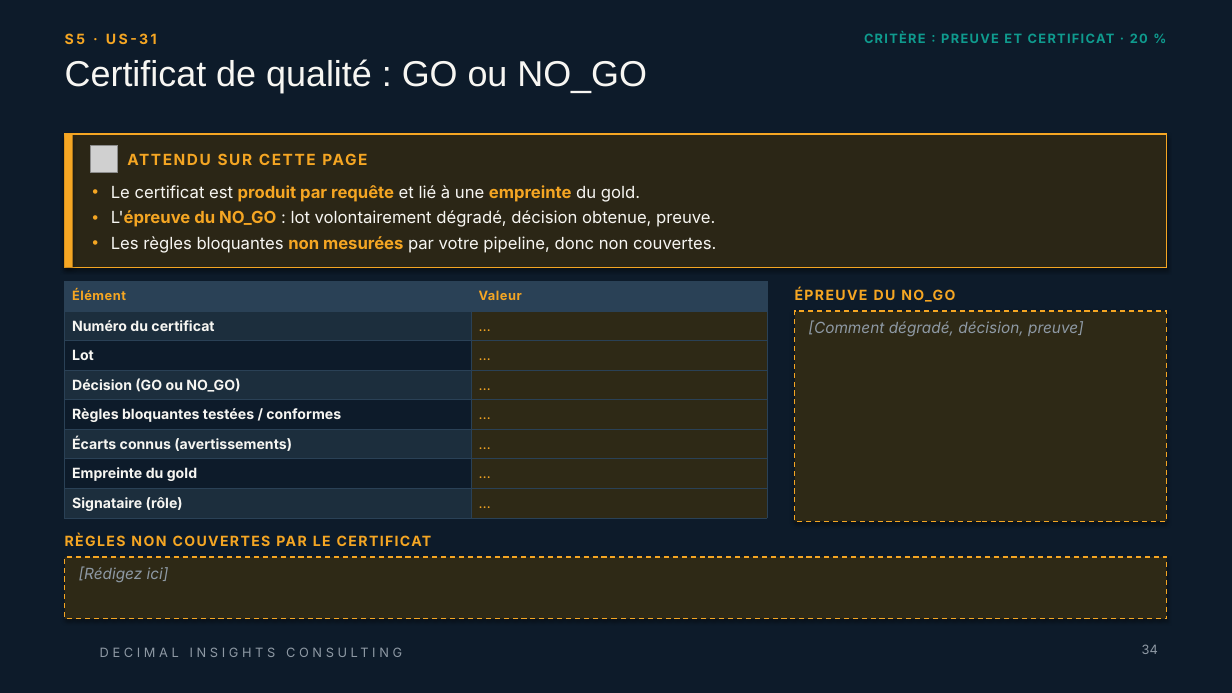
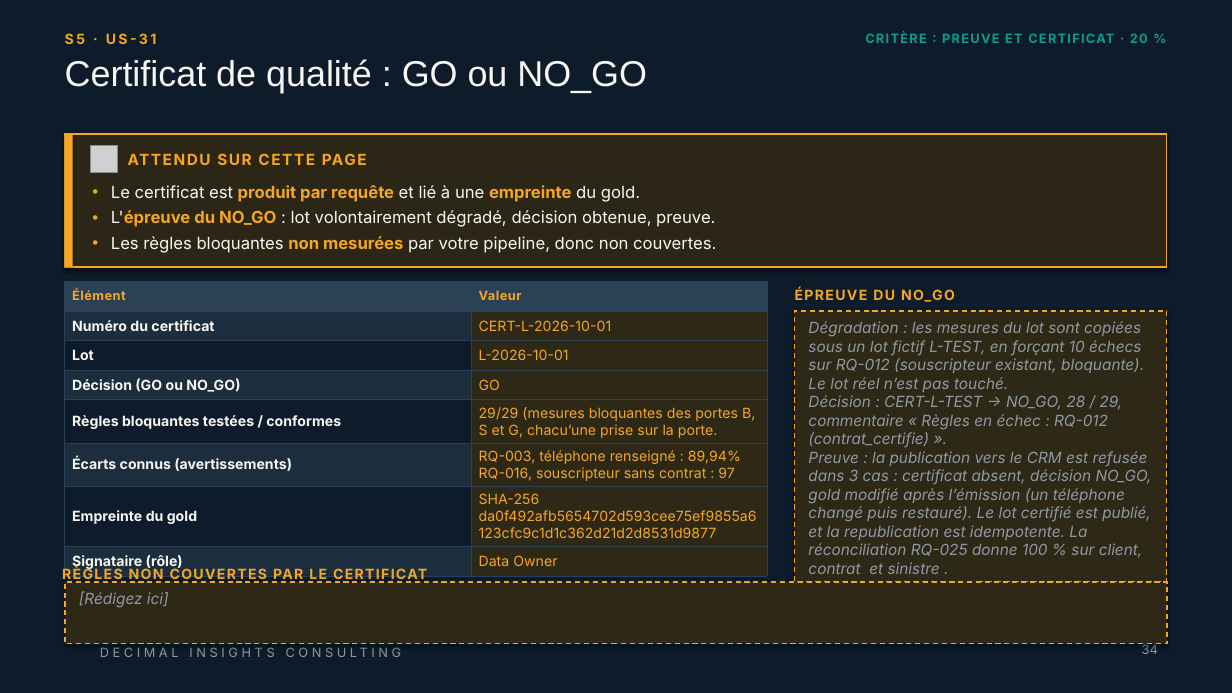
Before and after one commit to 0TRDavid/td-qualite-g00, a slide deck: slide 34 of livrables/Livrable_Groupe_TD_AssurConnect.pptx. Drawn at 1232x693 pixels with LibreOffice and Linux fonts; fonts in the diff are those of the drawing; grey boxes stand for pictures; background and template pictures are left out. Boxes give left, top, right and bottom in pixels: in the first picture for what was removed or moved away, otherwise in the second. Text is boxed around its words. In the diff, an @@ line names an element or a change of style, - is before the commit and + after.

```diff
--- a/livrables/Livrable_Groupe_TD_AssurConnect.pptx
+++ b/livrables/Livrable_Groupe_TD_AssurConnect.pptx
@@ text "S5 · US-31" at (65, 33, 157, 44): letter spacing 1.9 to 1.8 pt @@
@@ table at (65, 282, 767, 574) @@
-row 2, column 2: …
+row 2, column 2: CERT-L-2026-10-01
-row 3, column 2: …
+row 3, column 2: L-2026-10-01
-row 4, column 2: …
+row 4, column 2: GO
-row 5, column 2: …
+row 5, column 2: 29/29 (mesures bloquantes des portes B, S et G, chacu’une prise sur la porte.
-row 6, column 2: …
+row 6, column 2: RQ-003, téléphone renseigné : 89,94% RQ-016, souscripteur sans contrat : 97
-row 7, column 2: …
+row 7, column 2: SHA-256 da0f492afb5654702d593cee75ef9855a6123cfc9c1d1c362d21d2d8531d9877
-row 8, column 2: …
+row 8, column 2: Data Owner
@@ rectangle removed at (795, 311, 1167, 522) @@
-[Comment dégradé, décision, preuve]
@@ rectangle added at (795, 311, 1167, 582), fill #2E2916, outline #F5A623 1 pt dashed, 12 pt, text #8E99A4, italic @@
+Dégradation : les mesures du lot sont copiées sous un lot fictif L-TEST, en forçant 10 échecs sur RQ-012 (souscripteur existant, bloquante). Le lot réel n’est pas touché.
+Décision : CERT-L-TEST → NO_GO, 28 / 29, commentaire « Règles en échec : RQ-012 (contrat_certifie) ».
+Preuve : la publication vers le CRM est refusée dans 3 cas : certificat absent, décision NO_GO, gold modifié après l’émission (un téléphone changé puis restauré). Le lot certifié est publié, et la republication est idempotente. La réconciliation RQ-025 donne 100 % sur client, contrat et sinistre .
@@ text "RÈGLES NON COUVERTES PAR LE ..." rewrapped from (65, 534, 432, 546) to (62, 567, 427, 583) @@
@@ rectangle "[Rédigez ici]": place and size @@
-rectangle "[Rédigez ici]" at (65, 557, 1167, 619)
+rectangle "[Rédigez ici]" at (65, 582, 1167, 644)
```
Also in this commit, not shown: 39 other slides changed.
